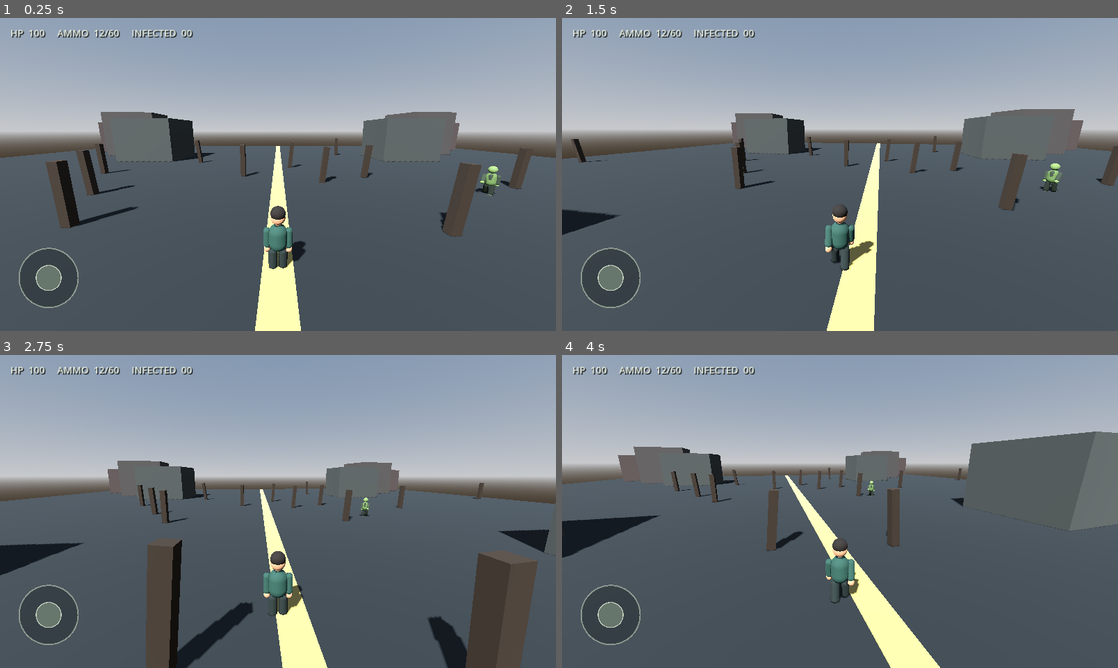
Above: before the commit, frames 1-4 (two rows, left to right).
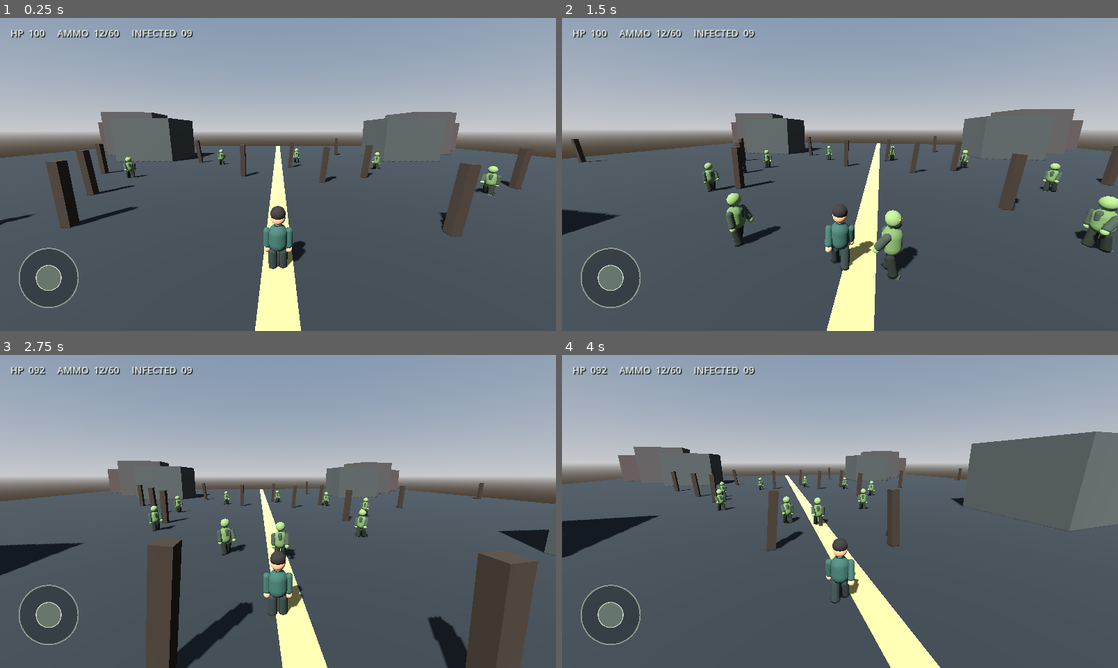
Above: after the commit, the same moments.

Repository: aljunatis40-alt/zombie-world-survivor
Game: Godot game, scene res://scenes/main.tscn
The game is run twice, just before and just after one commit, with the same random seed, the same clock (stepped at 60 frames per second) and the same inputs.
Inputs (mouse positions are in pixels of both pictures, inside the frame that each line leads up to):
- Up to frame 1 (0.25 s): no input
- Up to frame 2 (1.5 s): move the mouse to (867, 174) at 0.52 s; hold W (move_forward) from 0.53 s (still down); click (867, 174) at 0.6 s; move the mouse to (812, 174) at 1.27 s; tap Shift (sprint) at 1.35 s
- Up to frame 3 (2.75 s): keep holding W (move_forward); move the mouse to (289, 505) at 2.02 s; click (289, 505) at 2.1 s
- Up to frame 4 (4 s): keep holding W (move_forward); move the mouse to (834, 517) at 2.77 s; tap Shift (sprint) at 2.85 s; move the mouse to (878, 514) at 3.52 s; click (878, 514) at 3.6 s

The runs differ from the first frame. In frame 1, 0.3% of the frame differs, in the area x 0-69%, y 4-67%; in frame 2, 2.5%, in the area x 25-100%, y 4-84%; in frame 3, 1.0%; in frame 4, 0.6%.
Error before the commit: Invalid access to property or key 'attacked' on a base object of type 'CharacterBody3D (zombie.gd)'. (res://scripts/game.gd:45)

Commit message:
Add zombie attack and impact audio events

Diff:
--- a/scripts/zombie.gd
+++ b/scripts/zombie.gd
@@ -1,6 +1,8 @@
 extends CharacterBody3D
 
 signal died(zombie: Node3D)
+signal attacked
+signal hit_received
 
 @export var max_health := 100
 @export var move_speed := 2.1
@@ -124,6 +126,7 @@
 		velocity.x = move_toward(velocity.x, 0.0, move_speed * 5.0 * delta)
 		velocity.z = move_toward(velocity.z, 0.0, move_speed * 5.0 * delta)
 		if attack_cooldown <= 0.0:
+			attacked.emit()
 			target.call("apply_damage", 8)
 			attack_cooldown = 1.25
 	if not is_on_floor():
@@ -147,6 +150,7 @@
 	if health <= 0:
 		return
 	health = maxi(0, health - amount)
+	hit_received.emit()
 	hit_flash = 0.16
 	if health <= 0:
 		died.emit(self)
